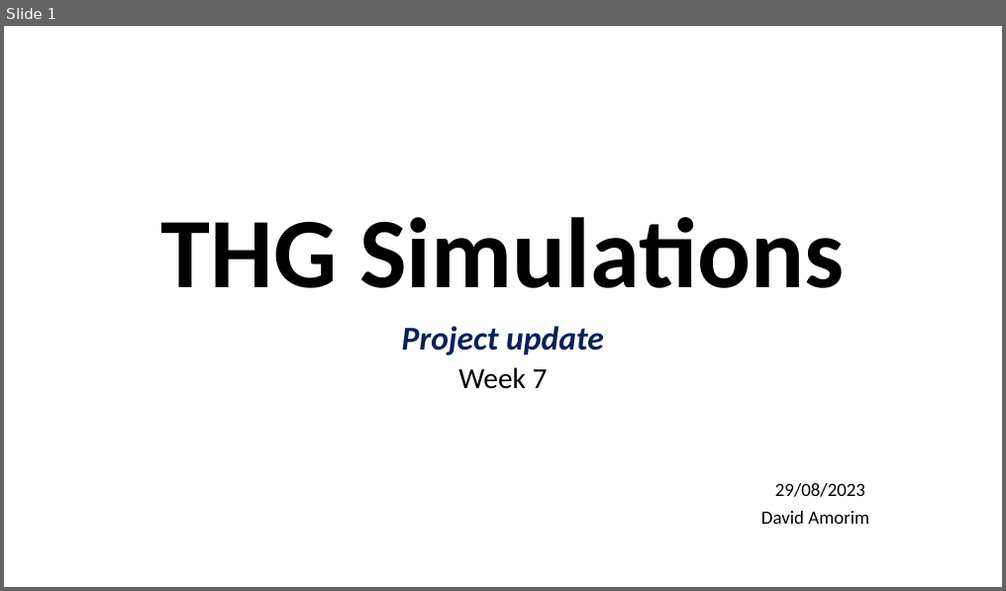
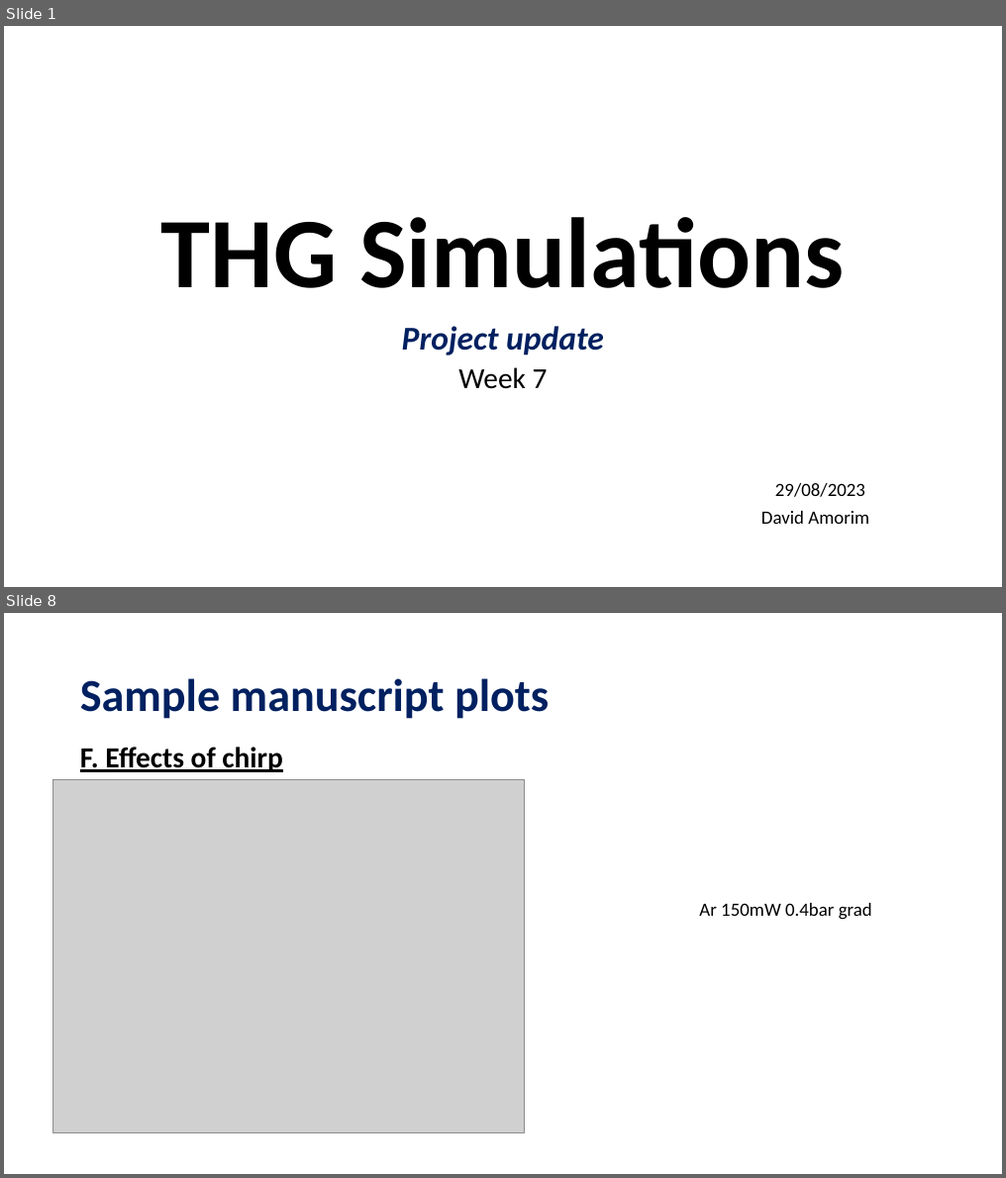
Before and after one commit to david-f-amorim/Simulating-THG-of-few-femtosecond-pulses-in-a-noble-gas-, a slide deck: presentations/DESY - Week 7.pptx. Shown one above the other, each under a label of ours: slide 1 before the commit, slides 1 and 8 after it; the slides between them are not shown. The pictures are 1006x591 and 1006x1178 pixels, drawn with LibreOffice and Linux fonts; fonts in the diff are those of the drawing; grey boxes stand for pictures. Boxes give left, top, right and bottom in pixels: in the first picture for what was removed or moved away, otherwise in the second. Text is boxed around its words. In the diff, an @@ line names an element or a change of style, - is before the commit and + after.

```diff
--- a/presentations/DESY - Week 7.pptx
+++ b/presentations/DESY - Week 7.pptx
@@ slide 8 added at (4,613,1002,1174), background #FFFFFF @@
@@ title added at (80,678,548,719), 44 pt, text #002060, bold @@
+Sample manuscript plots
@@ text added at (80,747,282,772), 28 pt, text #000000, bold, underline @@
+F. Effects of chirp
@@ picture added at (53,779,525,1133) @@
@@ text added at (699,903,872,920), 18 pt, text #000000 @@
+Ar 150mW 0.4bar grad
```
Also in this commit, not shown: 2 slides changed, 6 other slides added, 17 other files.
